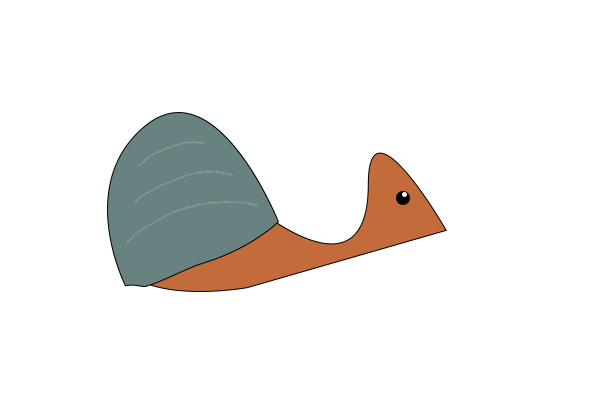
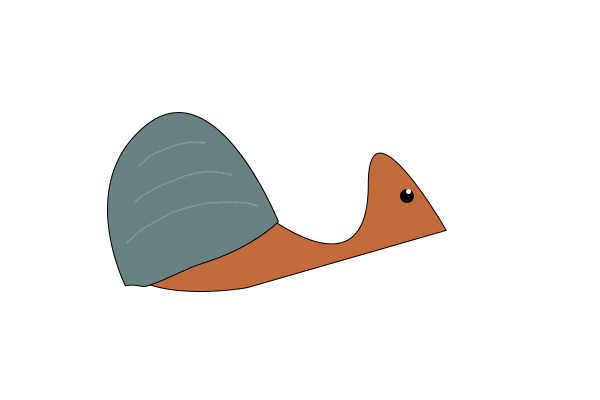
Comparing the layer stacks of the two 600 x 400 images. Changes:
painted on "Ellipse 2" over [402, 189, 411, 197]
painted on "Ellipse 1" over [396, 189, 414, 205]
